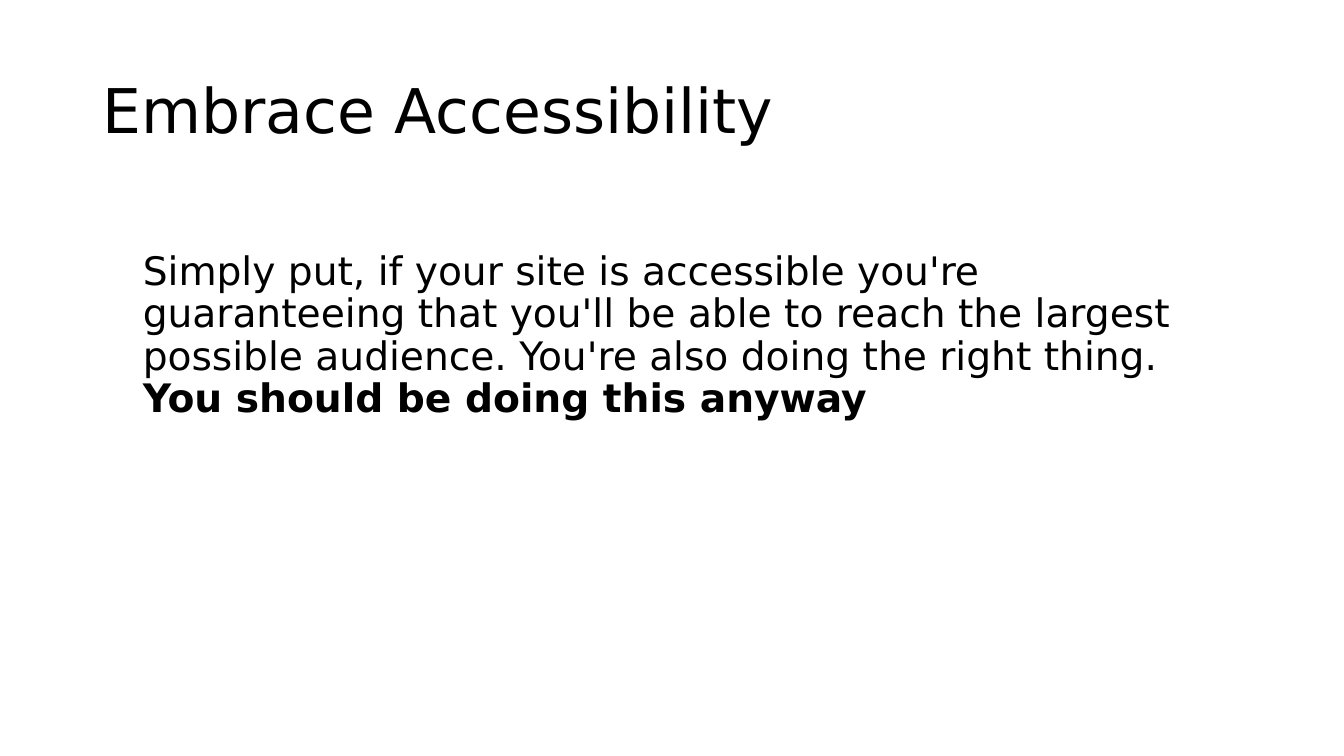
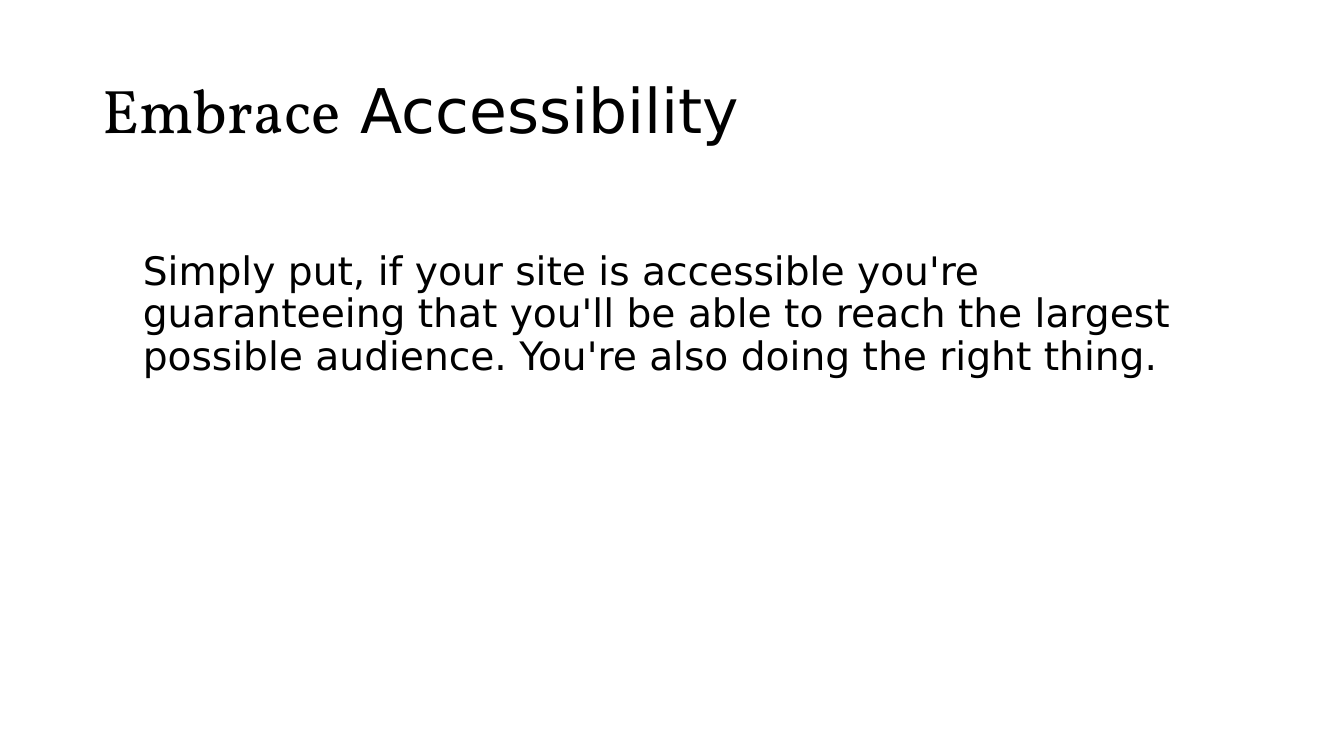
Before and after one commit to roblarsen/rob-larsen-presentations, a slide deck: slide 30 of wild-world-web.pptx (slide 25 before the commit). Drawn at 1344x756 pixels with LibreOffice and Linux fonts; fonts in the diff are those of the drawing; background and template pictures are left out. Boxes give left, top, right and bottom in pixels: in the first picture for what was removed or moved away, otherwise in the second. Text is boxed around its words. In the diff, an @@ line names an element or a change of style, - is before the commit and + after.

Commit message:
Oh so close
I'd better be done this weekend, anyway

```diff
--- a/wild-world-web.pptx
+++ b/wild-world-web.pptx
@@ title "Embrace Accessibility" at (x1=102, y1=86, x2=740, y2=146): font DejaVu Sans to Vollkorn in "Embrace" @@
@@ text at (x1=143, y1=255, x2=1170, y2=378): text changed @@
-Simply put, if your site is accessible you're guaranteeing that you'll be able to reach the largest possible audience. You're also doing the right thing. You should be doing this anyway
+Simply put, if your site is accessible you're guaranteeing that you'll be able to reach the largest possible audience. You're also doing the right thing.
```
Also in this commit, not shown: 29 other slides changed, 10 slides added, 3 slides removed.
